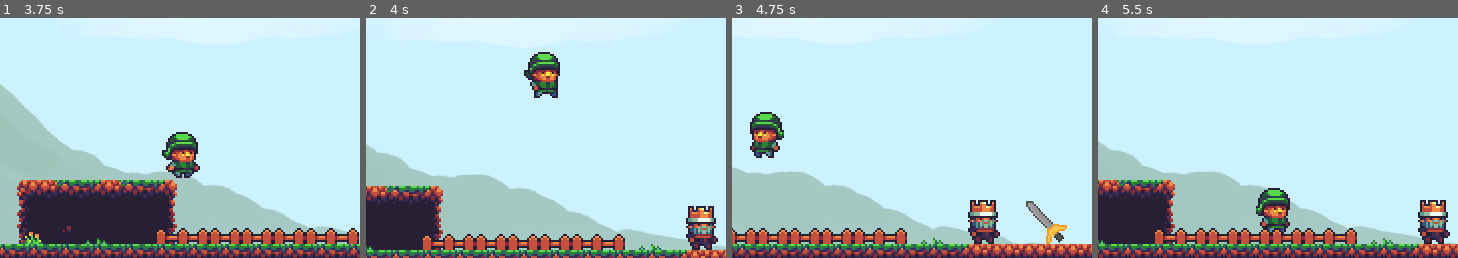
Above: before the commit, frames 1-4 (left to right).
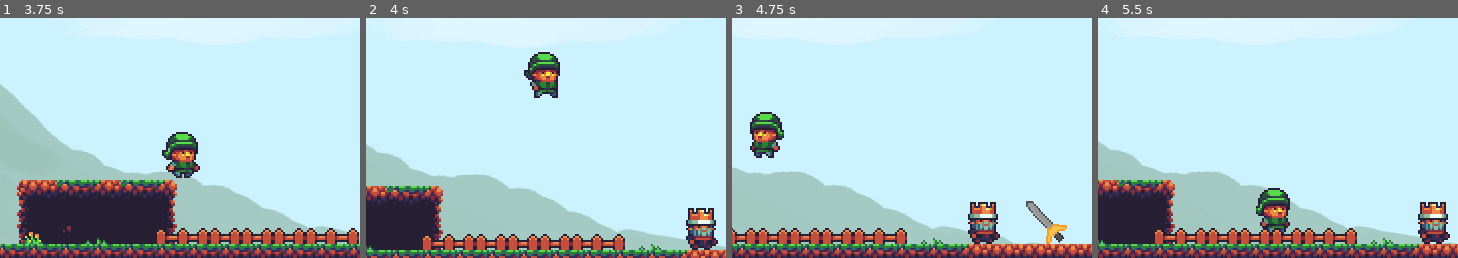
Above: after the commit, the same moments.

Repository: panicstevenson/buy-a-sword
Game: Godot game, scene res://Level.tscn
The game is run twice, just before and just after one commit, with the same random seed, the same clock (stepped at 60 frames per second) and the same inputs.
Inputs:
- Up to frame 1 (3.75 s): tap Z every 0.75 s from 0.5 to 3.5 s; hold Right (ui_right) 0.53-2.03 s; tap Space (ui_select) at 0.77, 1.52, 3.02 s; hold Left (ui_left) 2.03-2.78 s; hold Right (ui_right) from 2.78 s (still down)
- Up to frame 2 (4 s): keep holding Right (ui_right); tap Space (ui_select) at 3.77 s
- Up to frame 3 (4.75 s): tap Z at 4.25 s; release Right (ui_right) at 4.28 s; hold Left (ui_left) from 4.28 s (still down); tap Space (ui_select) at 4.52 s
- Up to frame 4 (5.5 s): release Left (ui_left) at 5.03 s; hold Right (ui_right) from 5.03 s (still down)
The pictures show only the part of the screen within x 35-85%, y 39-89%; the shares and areas given below are measured in that part.

Frame 1 is identical in both runs. In frame 2, 0.8% of the frame differs, in the area x 88-98%, y 78-97%; in frame 3, 0.8%; in frame 4, 0.8%.

Commit message:
Stop the NPC from Animating Non-Stop

Diff:
--- a/npcs/most_important_npc.tscn
+++ b/npcs/most_important_npc.tscn
@@ -32,8 +32,6 @@
 scale = Vector2( 2, 2 )
 frames = SubResource( 3 )
 animation = "stan"
-frame = 2
-playing = true
 
 [node name="CollisionShape2D" type="CollisionShape2D" parent="."]
 position = Vector2( -15, 28 )
